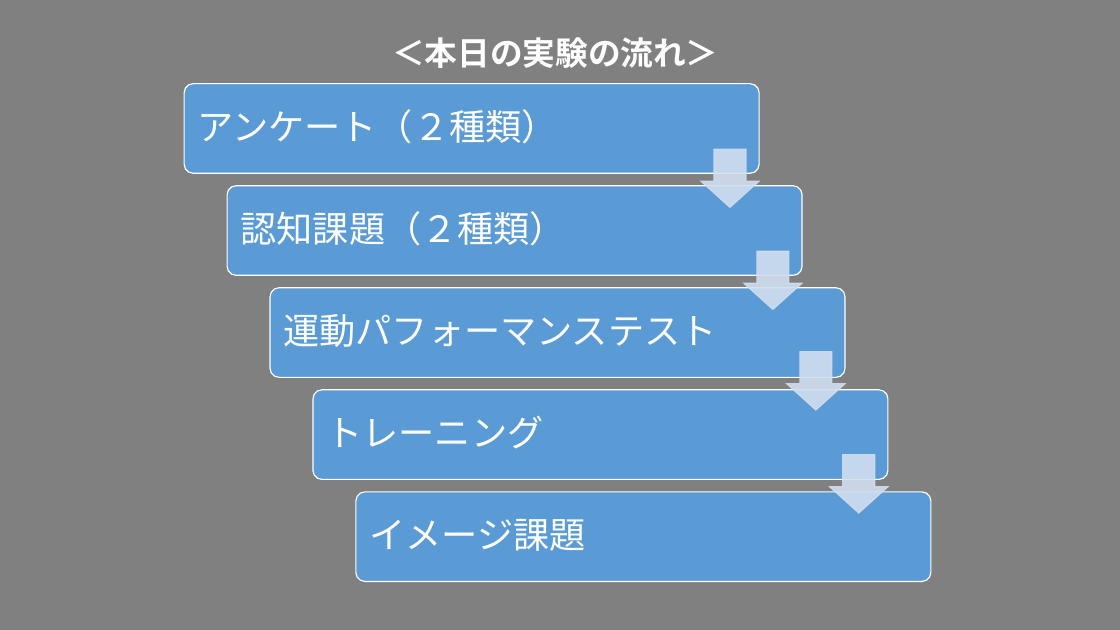
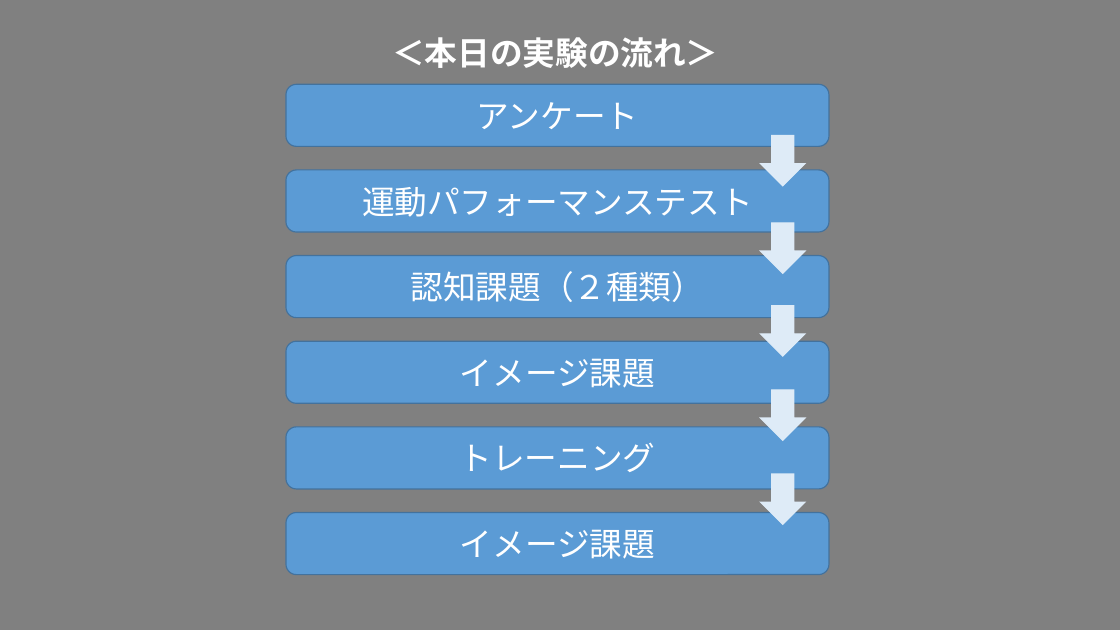
Before and after one commit to Cho-sei/Mystudy, a slide deck: slide 1 of InstImage/day_flow.pptx. Drawn at 1120x630 pixels with LibreOffice and Linux fonts; fonts in the diff are those of the drawing. Boxes give left, top, right and bottom in pixels: in the first picture for what was removed or moved away, otherwise in the second. Text is boxed around its words. In the diff, an @@ line names an element or a change of style, - is before the commit and + after.

```diff
--- a/InstImage/day_flow.pptx
+++ b/InstImage/day_flow.pptx
@@ rounded rectangle "アンケート": place and size @@
-rounded rectangle "アンケート" at <box>198,109,558,144</box>
+rounded rectangle "アンケート" at <box>286,84,828,146</box>
@@ rounded rectangle "アンケート" at <box>286,84,828,146</box>: fill none to #5B9BD5; outline none to #43739E 1 pt @@
@@ text in rounded rectangle at <box>477,102,639,129</box>: text changed; size 31 to 28 pt @@
-アンケート（２種類）
+アンケート
@@ down arrow: place and size @@
-down arrow at <box>701,150,759,208</box>
+down arrow at <box>761,135,806,186</box>
@@ size 31 to 28 pt; alignment left to centre; line spacing 0.9 to 1; less space between paragraphs; fill none to #5B9BD5; outline none to #43739E 1 pt in 4 elements at <box>286,513,828,575</box>, <box>286,427,828,489</box>, <box>286,255,828,318</box>, <box>286,170,828,232</box> @@
@@ rounded rectangle "運動パフォーマンステスト": place and size @@
-rounded rectangle "運動パフォーマンステスト" at <box>284,314,717,347</box>
+rounded rectangle "運動パフォーマンステスト" at <box>286,170,828,232</box>
@@ down arrow: place and size @@
-down arrow at <box>744,251,802,309</box>
+down arrow at <box>761,223,806,273</box>
@@ rounded rectangle "認知課題（２種類）": place and size @@
-rounded rectangle "認知課題（２種類）" at <box>241,211,566,246</box>
+rounded rectangle "認知課題（２種類）" at <box>286,255,828,318</box>
@@ down arrow added at <box>761,306,806,356</box>, fill #DEEBF7, outline #DEEBF7 1 pt @@
@@ rounded rectangle added at <box>286,341,828,403</box>, fill #5B9BD5, outline #43739E 1 pt, 28 pt, text #FFFFFF @@
+イメージ課題
@@ down arrow: place and size @@
-down arrow at <box>787,352,845,410</box>
+down arrow at <box>761,390,806,440</box>
@@ rounded rectangle "トレーニング": place and size @@
-rounded rectangle "トレーニング" at <box>326,416,543,449</box>
+rounded rectangle "トレーニング" at <box>286,427,828,489</box>
@@ fill #D2DEEF at 90% opacity to #DEEBF7; outline #D2DEEF 1 pt to #DEEBF7 1 pt; proportions changed in 4 elements at <box>761,223,806,273</box>, <box>761,135,806,186</box>, <box>761,390,806,440</box>, <box>761,474,806,524</box> @@
@@ down arrow: place and size @@
-down arrow at <box>830,455,888,513</box>
+down arrow at <box>761,474,806,524</box>
@@ group removed at <box>184,84,931,582</box>: 5 rounded rectangles @@
@@ rounded rectangle "イメージ課題": place and size @@
-rounded rectangle "イメージ課題" at <box>369,519,585,551</box>
+rounded rectangle "イメージ課題" at <box>286,513,828,575</box>
```
Also in this commit, not shown: 2 other slides changed, 1 slide added, 11 other files.
